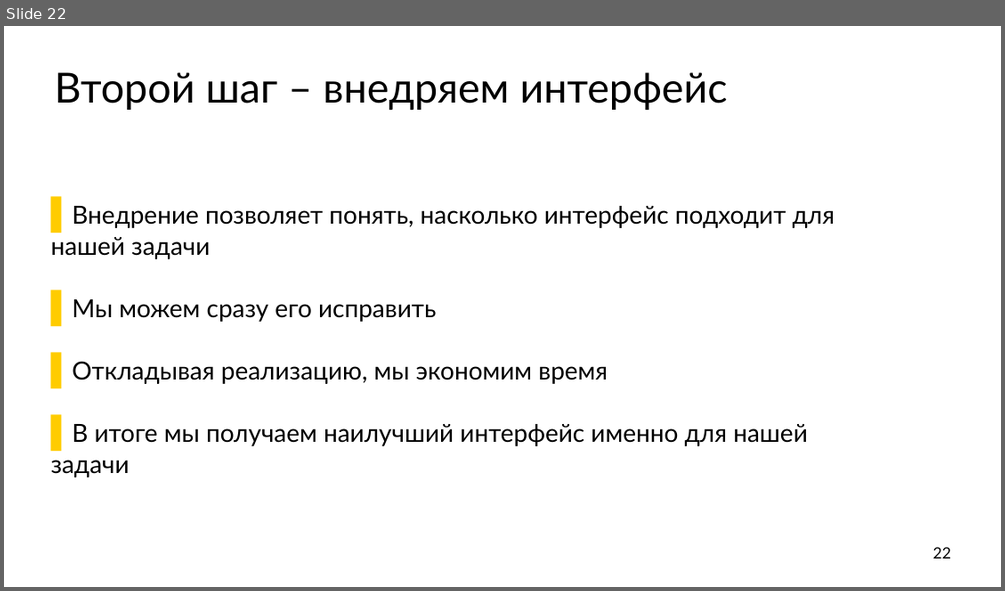
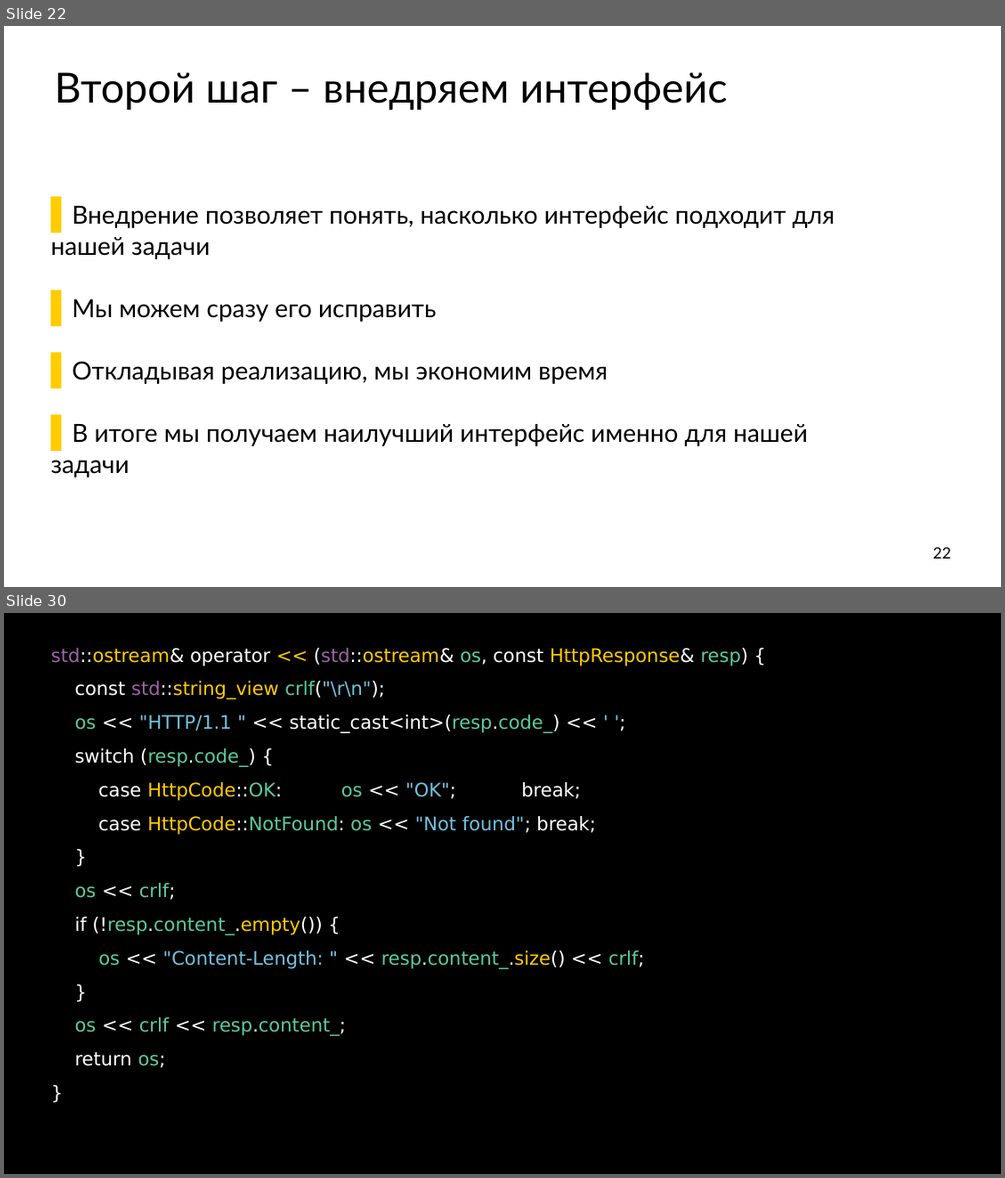
Before and after one commit to ishfb/secr2017, a slide deck: slides.pptx. Shown one above the other, each under a label of ours: slide 22 before the commit, slides 22 and 30 after it; the slides between them are not shown. The pictures are 1005x591 and 1005x1178 pixels, drawn with LibreOffice and Linux fonts; fonts in the diff are those of the drawing. Boxes give left, top, right and bottom in pixels: in the first picture for what was removed or moved away, otherwise in the second. Text is boxed around its words. In the diff, an @@ line names an element or a change of style, - is before the commit and + after.

```diff
--- a/slides.pptx
+++ b/slides.pptx
@@ slide 30 added at (x1=4, y1=613, x2=1001, y2=1174), background #FFFFFF @@
@@ text added at (x1=4, y1=613, x2=1001, y2=1174), fill #000000, 36 pt, text #FFFFFF @@
+std::ostream& operator << (std::ostream& os, const HttpResponse& resp) {
+const std::string_view crlf("\r\n");
+os << "HTTP/1.1 " << static_cast<int>(resp.code_) << ' ';
+switch (resp.code_) {
+case HttpCode::OK: os << "OK"; break;
+case HttpCode::NotFound: os << "Not found"; break;
+}
+os << crlf;
+if (!resp.content_.empty()) {
+os << "Content-Length: " << resp.content_.size() << crlf;
+}
+os << crlf << resp.content_;
+return os;
+}
```
Also in this commit, not shown: 2 slides changed, 11 other slides added, 1 slide removed, 1 other file.
